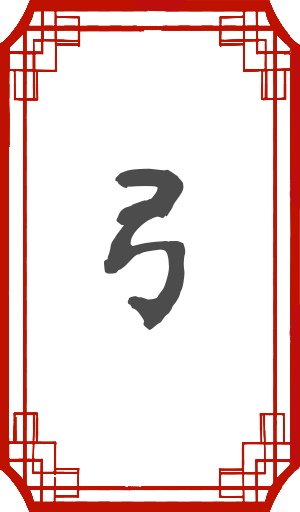
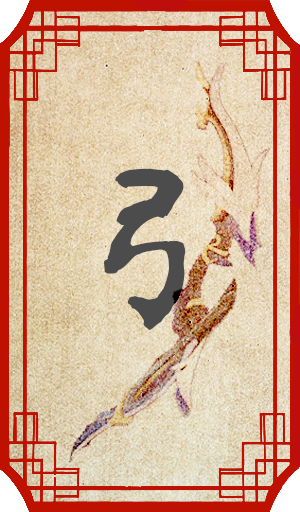
Before/after of a 300px x 512px layered artwork. What changed in the layer stack:
added layer "레이어 7" (color burn) above "레이어 6" over box(68, 60, 271, 464)
added layer "레이어 5" above "배경" over box(0, 10, 300, 502)
